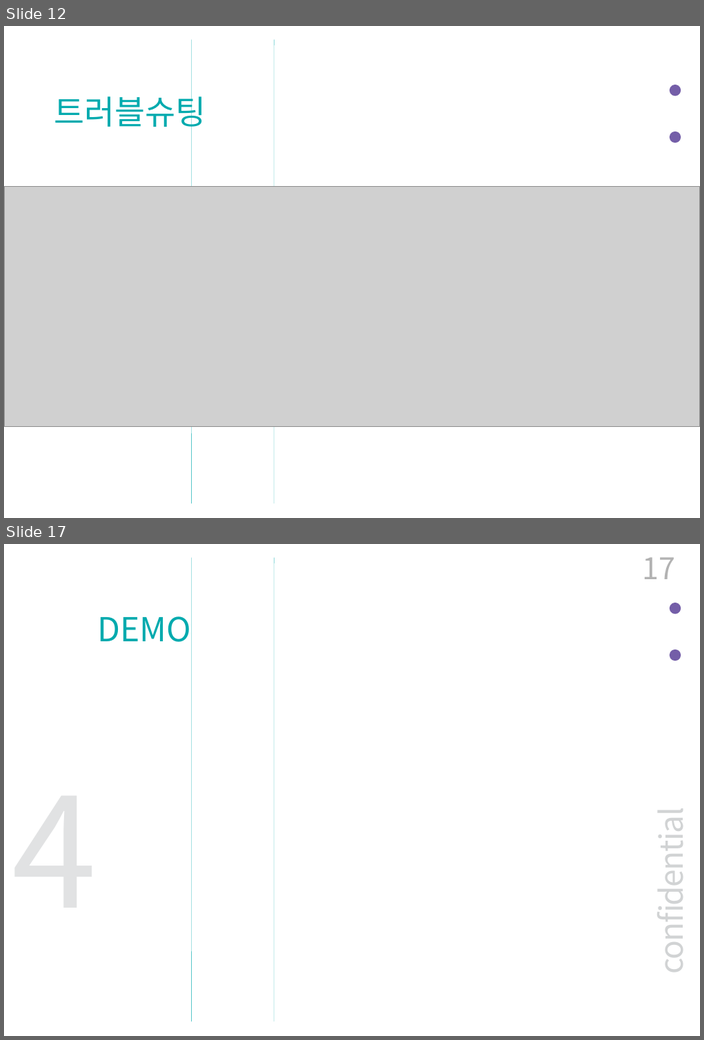
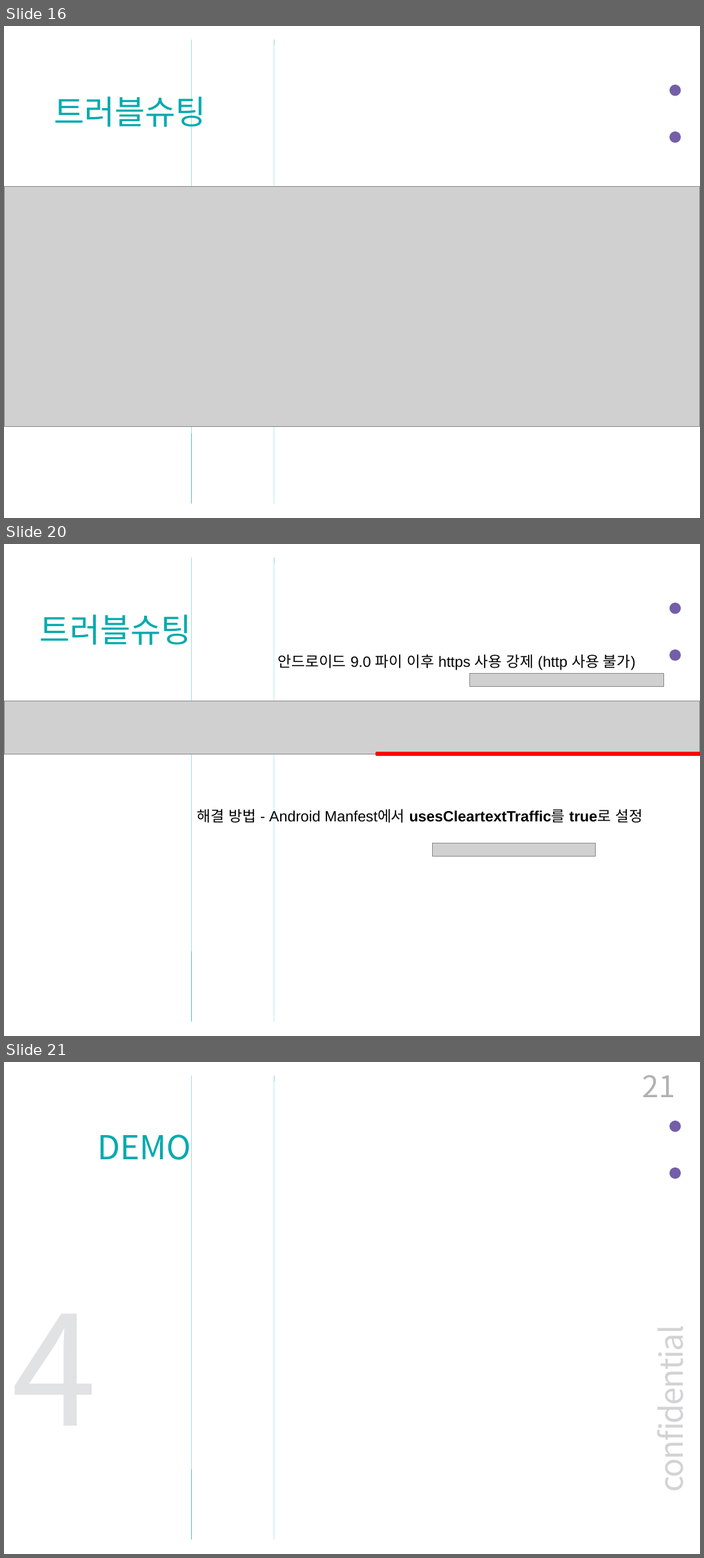
Before and after one commit to BerryWell/CapstoneDesign-2019-02, a slide deck: 제출자료/발표자료/중간_발표_자료_12조.pptx. Shown one above the other, each under a label of ours: slides 12 and 17 before the commit, slides 16, 20 and 21 after it; the slides between them are not shown. The pictures are 704x1040 and 704x1558 pixels, drawn with LibreOffice and Linux fonts; fonts in the diff are those of the drawing; grey boxes stand for pictures. Boxes give left, top, right and bottom in pixels: in the first picture for what was removed or moved away, otherwise in the second. Text is boxed around its words. In the diff, an @@ line names an element or a change of style, - is before the commit and + after.

```diff
--- a/제출자료/발표자료/중간_발표_자료_12조.pptx
+++ b/제출자료/발표자료/중간_발표_자료_12조.pptx
@@ slide 20 added at [4, 544, 700, 1036], background #FFFFFF; not listed: 5 template elements that a slide beside it also shows @@
@@ text added at [39, 614, 191, 645], 40 pt, text #00AAAE @@
+트러블슈팅
@@ text added at [278, 654, 635, 670], 18 pt, text #000000 @@
+안드로이드 9.0 파이 이후 https 사용 강제 (http 사용 불가)
@@ picture added at [470, 674, 664, 687] @@
@@ picture added at [4, 701, 700, 754] @@
@@ rectangle added at [377, 752, 700, 755], fill #FF0000, outline #FF0000 2 pt @@
@@ text added at [197, 809, 642, 823], 18 pt, text #000000 @@
+해결 방법 - Android Manfest에서 usesCleartextTraffic를 true로 설정
@@ picture added at [432, 843, 595, 857] @@
@@ what was slide 12 is now slide 16 @@
@@ what was slide 17 is now slide 21 @@
@@ page number at [642, 1075, 675, 1097]: text changed @@
-17
+21
```
Also in this commit, not shown: 2 slides changed, 3 other slides added, 2 slides removed.
